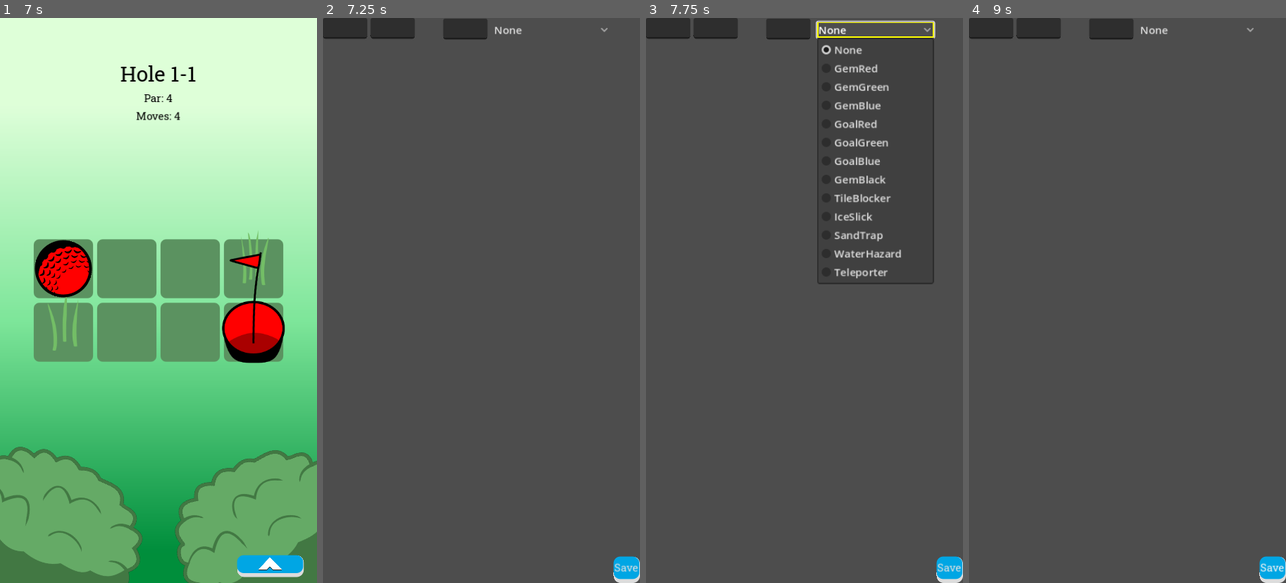
Above: before the commit, frames 1-4 (left to right).
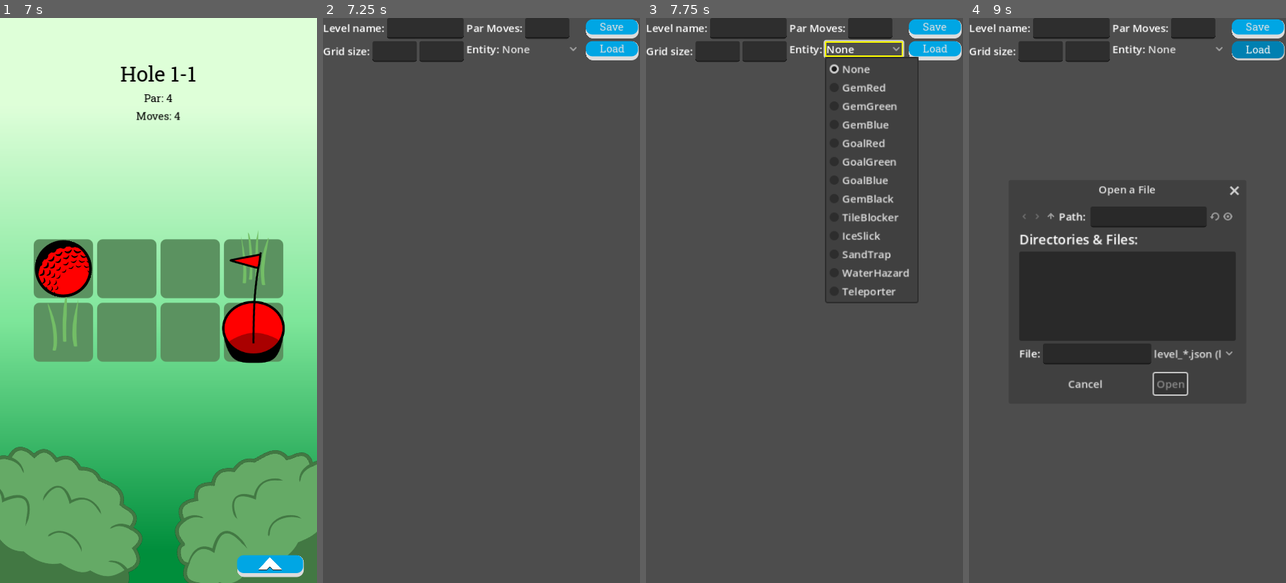
Above: after the commit, the same moments.

Repository: twincannon/GemSlide
Game: Godot game, scene res://scenes/main_menu.tscn
Two runs of this game, one before a commit and one after it. Both use one fixed random seed, a clock stepped at 60 frames per second and the inputs below. Sound files missing from this copy of the repository are replaced by a short silence.
Inputs (mouse positions are in pixels of both pictures, inside the frame that each line leads up to):
- Up to frame 1 (7 s): click (82, 260) at 0.5 s; move the mouse to (228, 272) at 1.27 s; hold D (right) 1.28-2 s; click (228, 272) at 1.35 s; click "Okay!" at 2 s; click (269, 566) at 2.75 s; click "Retry" at 3.5 s; move the mouse to (95, 328) at 4.27 s; hold S (down) 4.28-5.03 s; tap U (unlocklevels) at 4.35, 5.85 s; tap Enter at 5 s; move the mouse to (190, 176) at 5.02 s; hold D (right) 5.03-5.78 s; click (190, 176) at 5.1 s; move the mouse to (142, 413) at 5.77 s; hold W (up) 5.78-6.53 s; tap Space at 6.5 s; move the mouse to (253, 385) at 6.52 s; hold A (left) from 6.53 s (still down); click (253, 385) at 6.6 s
- Up to frame 2 (7.25 s): keep holding A (left); tap L (leveleditor) at 7.15 s
- Up to frame 3 (7.75 s): release A (left) at 7.25 s; click "None" at 7.25 s
- Up to frame 4 (9 s): click "Save" at 8 s; click (1257, 51) at 8.75 s, where only the run after the commit has a clickable "Load"

Frame 1 is identical in both runs. In frame 2, 4.6% of the frame differs, in the area x 0-100%, y 0-100%; in frame 3, 7.9%; in frame 4, 19%.

Commit message:
level editor updates including loading files and preserving entities on grid

Diff:
--- a/scenes/level_editor/level_editor.tscn
+++ b/scenes/level_editor/level_editor.tscn
@@ -16,53 +16,107 @@
 
 [node name="GridContainer" type="GridContainer" parent="."]
 layout_mode = 0
-offset_top = 83.0
-offset_right = 40.0
-offset_bottom = 123.0
+offset_left = 1.0
+offset_top = 141.0
+offset_right = 41.0
+offset_bottom = 181.0
 
-[node name="Cols" type="LineEdit" parent="."]
+[node name="HBoxContainer" type="HBoxContainer" parent="."]
 layout_mode = 0
-offset_right = 67.0625
-offset_bottom = 31.0
+offset_right = 393.0
+offset_bottom = 66.0
+
+[node name="VBoxContainer" type="VBoxContainer" parent="HBoxContainer"]
+layout_mode = 2
+
+[node name="LevelNameContainer" type="HBoxContainer" parent="HBoxContainer/VBoxContainer"]
+layout_mode = 2
+
+[node name="Label" type="Label" parent="HBoxContainer/VBoxContainer/LevelNameContainer"]
+layout_mode = 2
+text = "Level name:"
+
+[node name="LevelName" type="LineEdit" parent="HBoxContainer/VBoxContainer/LevelNameContainer"]
+unique_name_in_owner = true
+layout_mode = 2
+size_flags_horizontal = 3
+
+[node name="GridSizeContainer" type="HBoxContainer" parent="HBoxContainer/VBoxContainer"]
+layout_mode = 2
+
+[node name="Label" type="Label" parent="HBoxContainer/VBoxContainer/GridSizeContainer"]
+layout_mode = 2
+text = "Grid size:"
+
+[node name="Cols" type="LineEdit" parent="HBoxContainer/VBoxContainer/GridSizeContainer"]
+unique_name_in_owner = true
+layout_mode = 2
 alignment = 2
 
-[node name="Rows" type="LineEdit" parent="."]
-layout_mode = 0
-offset_left = 72.0
-offset_right = 139.063
-offset_bottom = 31.0
+[node name="Rows" type="LineEdit" parent="HBoxContainer/VBoxContainer/GridSizeContainer"]
+unique_name_in_owner = true
+layout_mode = 2
 alignment = 2
 
-[node name="OptionButton" type="OptionButton" parent="."]
+[node name="VBoxContainer2" type="VBoxContainer" parent="HBoxContainer"]
+layout_mode = 2
+
+[node name="HBoxContainer2" type="HBoxContainer" parent="HBoxContainer/VBoxContainer2"]
+layout_mode = 2
+
+[node name="Label" type="Label" parent="HBoxContainer/VBoxContainer2/HBoxContainer2"]
+layout_mode = 2
+text = "Par Moves:"
+
+[node name="ParMoves" type="LineEdit" parent="HBoxContainer/VBoxContainer2/HBoxContainer2"]
+unique_name_in_owner = true
+layout_mode = 2
+
+[node name="HBoxContainer" type="HBoxContainer" parent="HBoxContainer/VBoxContainer2"]
+layout_mode = 2
+
+[node name="Label" type="Label" parent="HBoxContainer/VBoxContainer2/HBoxContainer"]
+layout_mode = 2
+text = "Entity:"
+
+[node name="OptionButton" type="OptionButton" parent="HBoxContainer/VBoxContainer2/HBoxContainer"]
+unique_name_in_owner = true
+layout_mode = 2
+size_flags_horizontal = 3
+selected = 0
+allow_reselect = true
+
+[node name="VBoxContainer" type="VBoxContainer" parent="."]
 layout_mode = 0
-offset_left = 259.0
-offset_top = 6.0
-offset_right = 436.0
-offset_bottom = 30.0
+offset_left = 398.0
+offset_top = 2.0
+offset_right = 478.0
+offset_bottom = 66.0
 
-[node name="LevelName" type="LineEdit" parent="."]
-layout_mode = 0
-offset_left = 182.0
-offset_top = 1.0
-offset_right = 249.063
-offset_bottom = 32.0
-
-[node name="SaveButton" type="Button" parent="."]
-layout_mode = 1
-anchors_preset = 3
-anchor_left = 1.0
-anchor_top = 1.0
-anchor_right = 1.0
-anchor_bottom = 1.0
-offset_left = -40.0
-offset_top = -40.0
-grow_horizontal = 0
-grow_vertical = 0
+[node name="SaveButton" type="Button" parent="VBoxContainer"]
+layout_mode = 2
 theme = ExtResource("3_7nfqa")
 text = "Save"
 
-[connection signal="text_changed" from="Cols" to="." method="_on_cols_text_changed"]
-[connection signal="text_changed" from="Rows" to="." method="_on_rows_text_changed"]
-[connection signal="item_selected" from="OptionButton" to="." method="_on_option_button_item_selected"]
-[connection signal="text_changed" from="LevelName" to="." method="_on_level_name_text_changed"]
-[connection signal="pressed" from="SaveButton" to="." method="_on_save_button_pressed"]
+[node name="LoadButton" type="Button" parent="VBoxContainer"]
+layout_mode = 2
+theme = ExtResource("3_7nfqa")
+text = "Load"
+
+[node name="LoadFileDialog" type="FileDialog" parent="."]
+title = "Open a File"
+initial_position = 2
+size = Vector2i(344, 300)
+ok_button_text = "Open"
+file_mode = 0
+access = 1
+root_subfolder = "user://saves"
+filters = PackedStringArray("level_*.json")
+
+[connection signal="text_changed" from="HBoxContainer/VBoxContainer/LevelNameContainer/LevelName" to="." method="_on_level_name_text_changed"]
+[connection signal="text_changed" from="HBoxContainer/VBoxContainer/GridSizeContainer/Cols" to="." method="_on_cols_text_changed"]
+[connection signal="text_changed" from="HBoxContainer/VBoxContainer/GridSizeContainer/Rows" to="." method="_on_rows_text_changed"]
+[connection signal="item_selected" from="HBoxContainer/VBoxContainer2/HBoxContainer/OptionButton" to="." method="_on_option_button_item_selected"]
+[connection signal="pressed" from="VBoxContainer/SaveButton" to="." method="_on_save_button_pressed"]
+[connection signal="pressed" from="VBoxContainer/LoadButton" to="." method="_on_load_button_pressed"]
+[connection signal="file_selected" from="LoadFileDialog" to="." method="_on_load_file_dialog_file_selected"]
--- a/scripts/game.gd
+++ b/scripts/game.gd
@@ -48,28 +48,32 @@
 	if Globals.current_level_scene:
 		Globals.current_level = Globals.current_level_scene.instantiate() as LevelBase
 		print(SaveGame.level_dict[Globals.current_level_scene.resource_path])
-
-		%ParLabel.text = "Par: " + str(Globals.current_level.par_moves)
-
-		if !Globals.did_retry:
-			if Globals.current_level.tutorial.is_empty() == false:
-				%TutorialContainer.visible = true
-				%TutorialLabel.text = Globals.current_level.tutorial
-				set_game_paused(true)
-		Globals.did_retry = false
-
-		%LevelNumLabel.text = "Hole " + str(Globals.get_current_world_index() + 1) + "-" + str(Globals.get_current_level_index() + 1)
-
 		grid_size = Globals.current_level.get_grid_size()
 		entities_to_load = Globals.current_level.get_entities()
-	elif !Globals.custom_level_data.is_empty():
+		%LevelNumLabel.text = "Hole " + str(Globals.get_current_world_index() + 1) + "-" + str(Globals.get_current_level_index() + 1)
+	elif !Globals.custom_level_data.is_empty() and Globals.is_valid_custom_level(Globals.custom_level_data):
+		# Instantiate a blank stand-in level to hold our custom vars
+		Globals.current_level = blank_level_scene.instantiate() as LevelBase
+		Globals.current_level.par_moves = Globals.custom_level_data["ParMoves"]
 		grid_size = str_to_var(Globals.custom_level_data["GridSize"])
 		for e in Globals.custom_level_data["Entities"]:
 			var new_icon = entity_icon_scene.instantiate()
 			new_icon.set_entity_type(e as Globals.EntityType)
 			entities_to_load.append(new_icon.get_entity())
+		%LevelNumLabel.text = Globals.custom_level_data["LevelName"]
 	else:
 		printerr("Entered game scene with no valid level scene or custom level data")
+		get_tree().change_scene_to_file("res://scenes/main_menu.tscn")
+		return
+
+	%ParLabel.text = "Par: " + str(Globals.current_level.par_moves)
+
+	if !Globals.did_retry:
+		if Globals.current_level.tutorial.is_empty() == false:
+			%TutorialContainer.visible = true
+			%TutorialLabel.text = Globals.current_level.tutorial
+			set_game_paused(true)
+	Globals.did_retry = false
 
 	var currentNum = 0
 	for y in range(grid_size.y):
--- a/scripts/globals.gd
+++ b/scripts/globals.gd
@@ -62,3 +62,10 @@
 	if game_node:
 		return game_node.tile_size
 	return Vector2(0,0)
+
+func is_valid_custom_level(data):
+	return data \
+		and data.has("GridSize") \
+		and data.has("ParMoves") \
+		and data.has("Entities") \
+		and data.has("LevelName")
--- a/scripts/level_editor/level_editor.gd
+++ b/scripts/level_editor/level_editor.gd
@@ -1,20 +1,20 @@
-@tool
 extends Control
 
 @onready var icon_scene = preload("res://scenes/level_editor/entity_icon.tscn")
 
 @onready var grid_container = $GridContainer
-@onready var colstext = $Cols
-@onready var rowstext = $Rows
-@onready var option_button = $OptionButton
-@onready var level_name = $LevelName
+@onready var colstext = %Cols
+@onready var rowstext = %Rows
+@onready var option_button = %OptionButton
+@onready var level_name = %LevelName
+@onready var par_moves_text:LineEdit = %ParMoves
 
+var old_cols = -1
 
 func _ready():
+	option_button.clear()
 	for key in Globals.EntityType.keys():
 		option_button.add_item(key)
-
-
 
 func _on_cols_text_changed(_new_text):
 	generate_new_grid()
@@ -25,10 +25,22 @@
 func generate_new_grid():
 	var cols = int(colstext.text)
 	var rows = int(rowstext.text)
+
+	# Try to preserve entities
+	var entities = []
+	var children = grid_container.get_children()
+	if old_cols >= 0:
+		for i in range(children.size()):
+			if children[i] is EntityIconBase:
+				entities.append({ "GridLoc": Vector2i(i % old_cols, i / old_cols), "Entity": children[i].entity_type })
+	#y = i / cols
+	#x = i % cols
+
+	# Generate the new grid
 	if colstext.text.is_valid_int() and rowstext.text.is_valid_int() and cols > 0 and rows > 0:
-		var children = grid_container.get_children()
-		for i in range(children.size() - 1, -1, -1):
-			grid_container.remove_child(children[i])
+		var old_children = grid_container.get_children()
+		for i in range(old_children.size() - 1, -1, -1):
+			grid_container.remove_child(old_children[i])
 			children[i].queue_free()
 		grid_container.columns = cols
 		for c in cols:
@@ -36,15 +48,23 @@
 				var new_icon = icon_scene.instantiate()
 				grid_container.add_child(new_icon)
 
+	# Restore entities
+	children = grid_container.get_children()
+	for i in range(entities.size()):
+		var target_idx = entities[i]["GridLoc"].x + (entities[i]["GridLoc"].y * cols)
+		if children.size() > target_idx:
+			children[target_idx].set_entity_type(entities[i]["Entity"])
+
+	old_cols = int(colstext.text)
+
 
 func _on_option_button_item_selected(index):
 	for child in grid_container.get_children():
 		if child is EntityIconBase:
 			if child.button and child.button.button_pressed:
-				child.set_entity_type(index)
+				child.set_entity_type(index as Globals.EntityType)
 				child.button.set_pressed(false)
 	option_button.select(0)
-	save_level()
 
 func get_grid_size() -> Vector2i:
 	if grid_container.columns > 0:
@@ -55,12 +75,11 @@
 	if level_name.text.is_empty():
 		# Show an error about level name must not be empty here
 		return
-	var dict = { "GridSize": var_to_str(get_grid_size()), "LevelName": "", "Entities": [] }
+	var dict = { "GridSize": var_to_str(get_grid_size()), "LevelName": level_name.text, "Entities": [], "ParMoves": int(par_moves_text.text) }
 	var children = grid_container.get_children()
 	for i in children.size():
 		if children[i] is EntityIconBase:
 			dict["Entities"].append(children[i].entity_type)
-	dict["LevelName"] = level_name.text
 	print(dict)
 
 	var file = FileAccess.open(Globals.SAVE_DIR + "level_" + dict["LevelName"] + ".json", FileAccess.WRITE)
@@ -71,7 +90,6 @@
 	var json_string = JSON.stringify(dict, "\t")
 	file.store_string(json_string)
 	file.close()
-
 
 func _on_level_name_text_changed(new_text):
 	# Use regex to only allow A-z and numeric, dash and underscore
@@ -85,6 +103,44 @@
 	level_name.set_text(word)
 	level_name.caret_column = old_caret_pos
 
-
 func _on_save_button_pressed():
 	save_level()
+
+
+func _on_load_button_pressed():
+	$LoadFileDialog.show()
+	pass # Replace with function body.
+
+
+func _on_load_file_dialog_file_selected(path):
+	if FileAccess.file_exists(path):
+		var file = FileAccess.open(path, FileAccess.READ)
+		if file == null:
+			printerr(FileAccess.get_open_error())
+			return
+
+		var content = file.get_as_text()
+		file.close()
+
+		var data = JSON.parse_string(content)
+		if data == null:
+			printerr("Cannot parse %s as a json string (%s)" % [path, content])
+			return
+
+		if !Globals.is_valid_custom_level(data):
+			printerr("Loadad an invalid level")
+			return
+
+		colstext.text = str(str_to_var(data["GridSize"]).x)
+		rowstext.text = str(str_to_var(data["GridSize"]).y)
+		generate_new_grid()
+		level_name.text = data["LevelName"]
+		par_moves_text.text = str(data["ParMoves"])
+		var children = grid_container.get_children()
+		for i in range(data["Entities"].size()):
+			if children.size() > i and children[i] is EntityIconBase:
+				children[i].set_entity_type(data["Entities"][i] as Globals.EntityType)
+				children[i].button.set_pressed(false)
+
+	else:
+		printerr("Cannot open file at %s" % [path])
Not shown: 2 places in scenes/level_editor/entity_icon.tscn that only renumber resources
